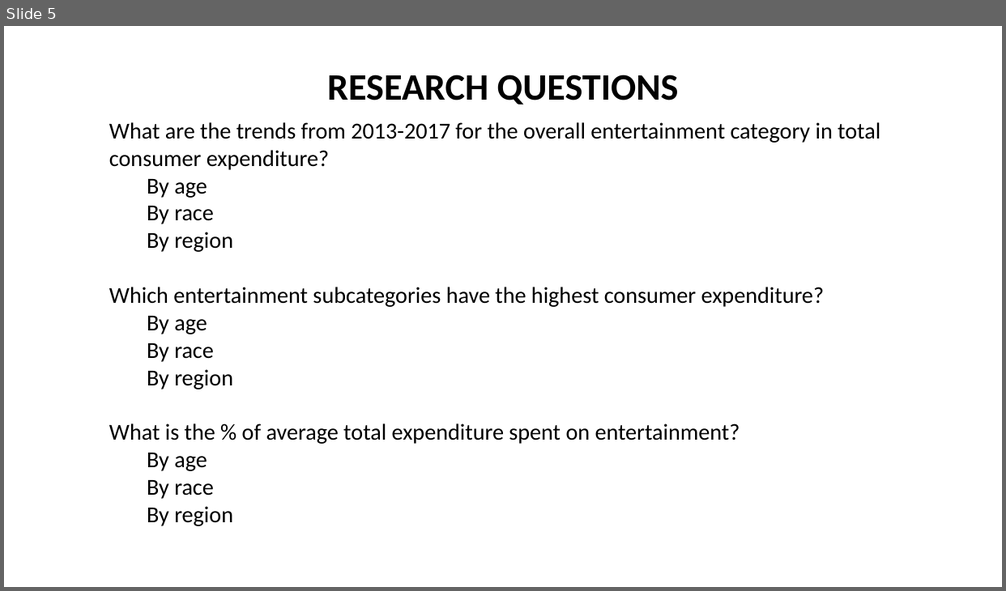
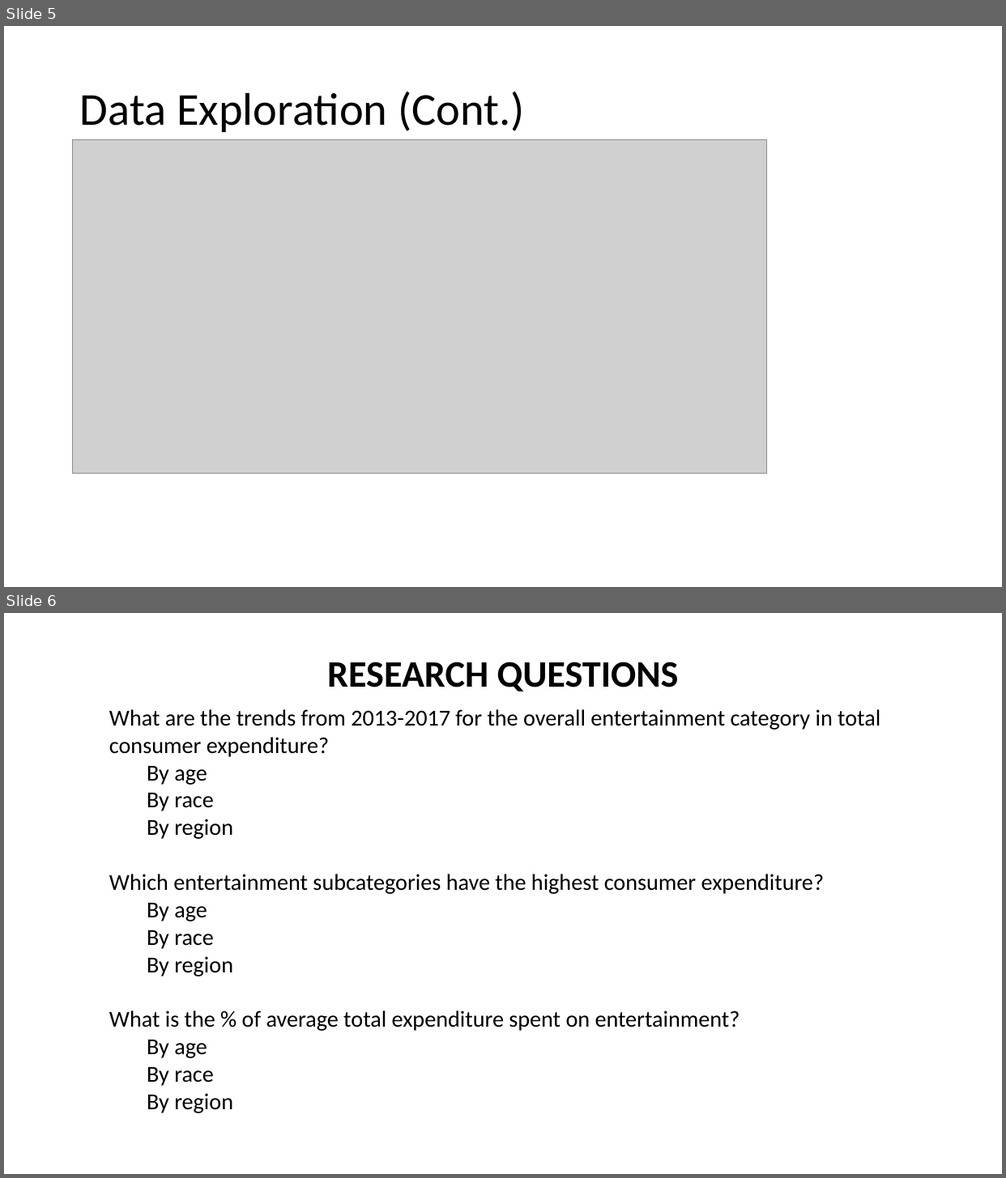
Before and after one commit to mosal2000/ConsumerSpending, a slide deck: Project 1 Presentationv4.pptx. Shown one above the other, each under a label of ours: slide 5 before the commit, slides 5 and 6 after it. The pictures are 1006x591 and 1006x1178 pixels, drawn with LibreOffice and Linux fonts; fonts in the diff are those of the drawing; grey boxes stand for pictures; background and template pictures are left out. Boxes give left, top, right and bottom in pixels: in the first picture for what was removed or moved away, otherwise in the second. Text is boxed around its words. In the diff, an @@ line names an element or a change of style, - is before the commit and + after.

```diff
--- a/Project 1 Presentationv4.pptx
+++ b/Project 1 Presentationv4.pptx
@@ slide 5 added at [4, 26, 1002, 587], background picture (left out) @@
@@ title added at [80, 92, 524, 132], 44 pt, text #000000 @@
+Data Exploration (Cont.)
@@ picture added at [73, 139, 767, 474] @@
@@ what was slide 5 is now slide 6 @@
```
Also in this commit, not shown: 1 slide changed.
